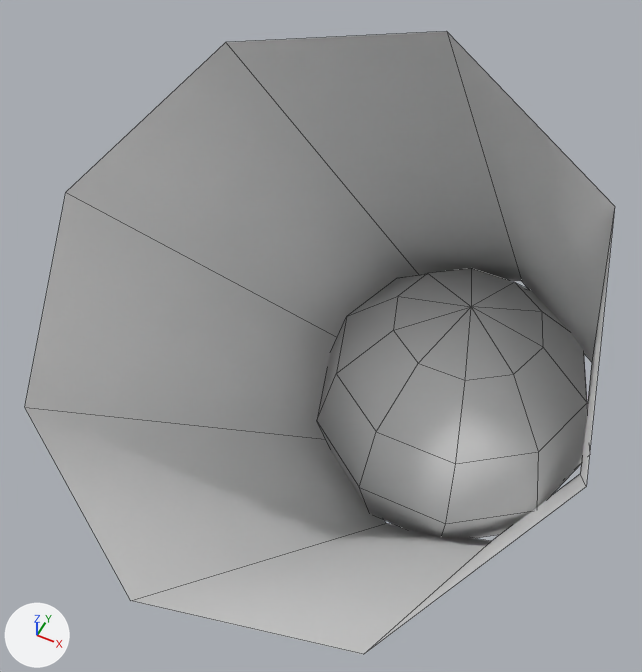
An edit to the FBX model unity/Assets/Art/Models/Harinezumi_Limb1L.fbx, drawn before and after from the same camera.
Both versions are drawn from a 50 mm lens placed at (0.111, -0.195, 0.24), pointed at (-0.027, 0.081, -0.104). The axes (+X, +Y, +Z) are drawn at lower left. The lights are the same throughout. The older version comes first. Mesh edges are drawn as thin lines. Where no turn or scale is listed for an object, it has been applied to the vertices.

Names of what the first picture shows: 'Harinezumi_Limb1L'.
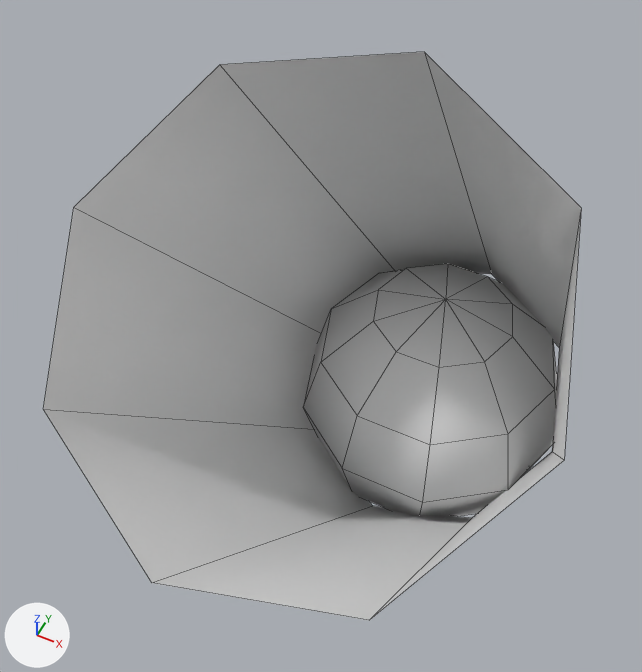
Location of each change, [x1, y1, x2, y2] in pixels of the pictures (642 x 672 px; the box of a moved part takes in the faces that stretch with it):
```json
{"object": "Harinezumi_Limb1L", "change": "reshaped", "before": [25, 31, 615, 654], "after": [43, 52, 581, 620], "on screen": "9% narrower, 9% shorter"}
{"part": 1, "of": "me_harinezumi_limb1l", "change": "moved or reshaped", "before": [317, 268, 587, 538], "after": [304, 264, 557, 516]}
{"part": 2, "of": "me_harinezumi_limb1l", "change": "moved or reshaped", "before": [25, 31, 615, 654], "after": [43, 52, 581, 620]}
```

Edits to the scene script, one JSON object a line:
```json
{"block": "me_harinezumi_limb1l", "where": "# used by ob_harinezumi_limb1l; location = (0.0, 0.0, 0.0)"}
{"op": "remove", "block": "me_harinezumi_limb1l", "code": "me_harinezumi_limb1l.from_pydata(...)  # 68 vertices, 68 faces; spans x -0.118..0.12, y -0.095..0.246, z -0.31..0.071"}
{"op": "add", "block": "me_harinezumi_limb1l", "code": "me_harinezumi_limb1l.from_pydata(...)  # 68 vertices, 68 faces; spans x -0.109..0.109, y -0.087..0.216, z -0.27..0.066"}
{"block": "me_harinezumi_limb1l", "change": "me_harinezumi_limb1l part 1: the loose piece of 52 vertices spanning x -0.06..0.12, y 0.074..0.246, z -0.31..-0.13 is scaled about its middle by 0.889, then moved by (-0.01, -0.02, 0.03)"}
{"block": "me_harinezumi_limb1l", "change": "me_harinezumi_limb1l part 2"}
{"op": "set", "path": "me_harinezumi_limb1l.vertices[0].co", "old": "(0.018, 0.095, 0.071)", "new": "(0.012, 0.087, 0.066)", "note": "pixel (446, 31) -> pixel (424, 51)"}
{"op": "set", "path": "me_harinezumi_limb1l.vertices[1].co", "old": "(0.096, 0.051, 0.05)", "new": "(0.086, 0.051, 0.046)", "note": "pixel (614, 206) -> pixel (581, 207)"}
{"op": "set", "path": "me_harinezumi_limb1l.vertices[2].co", "old": "(0.118, -0.022, 0.0)", "new": "(0.109, -0.016, 0.0)", "note": "pixel (586, 486) -> pixel (564, 460)"}
{"op": "set", "path": "me_harinezumi_limb1l.vertices[3].co", "old": "(0.071, -0.083, -0.05)", "new": "(0.068, -0.073, -0.046)", "note": "pixel (363, 654) -> pixel (369, 620)"}
{"op": "set", "path": "me_harinezumi_limb1l.vertices[4].co", "old": "(-0.018, -0.095, -0.071)", "new": "(-0.012, -0.087, -0.066)", "note": "pixel (130, 600) -> pixel (151, 582)"}
{"op": "set", "path": "me_harinezumi_limb1l.vertices[5].co", "old": "(-0.096, -0.051, -0.05)", "new": "(-0.086, -0.051, -0.046)", "note": "pixel (24, 407) -> pixel (43, 409)"}
{"op": "set", "path": "me_harinezumi_limb1l.vertices[6].co", "old": "(-0.118, 0.022, 0.0)", "new": "(-0.109, 0.016, 0.0)", "note": "pixel (65, 192) -> pixel (73, 207)"}
{"op": "set", "path": "me_harinezumi_limb1l.vertices[7].co", "old": "(-0.071, 0.083, 0.05)", "new": "(-0.068, 0.073, 0.046)", "note": "pixel (225, 42) -> pixel (219, 64)"}
{"op": "set", "path": "me_harinezumi_limb1l.vertices[8].co", "old": "(0.043, 0.231, -0.166)", "new": "(0.029, 0.204, -0.142)", "note": "pixel (521, 281) -> pixel (491, 274)"}
{"op": "set", "path": "me_harinezumi_limb1l.vertices[9].co", "old": "(0.102, 0.199, -0.182)", "new": "(0.082, 0.177, -0.156)", "note": "pixel (591, 362) -> pixel (559, 347)"}
{"op": "set", "path": "me_harinezumi_limb1l.vertices[10].co", "old": "(0.118, 0.143, -0.22)", "new": "(0.099, 0.129, -0.19)", "note": "pixel (580, 473) -> pixel (552, 451)"}
{"op": "set", "path": "me_harinezumi_limb1l.vertices[11].co", "old": "(0.083, 0.098, -0.258)", "new": "(0.07, 0.087, -0.224)", "note": "pixel (491, 541) -> pixel (471, 518)"}
{"op": "set", "path": "me_harinezumi_limb1l.vertices[12].co", "old": "(0.017, 0.089, -0.274)", "new": "(0.011, 0.076, -0.238)", "note": "pixel (386, 523) -> pixel (372, 505)"}
{"op": "set", "path": "me_harinezumi_limb1l.vertices[13].co", "old": "(-0.042, 0.121, -0.258)", "new": "(-0.042, 0.103, -0.224)"}
{"op": "set", "path": "me_harinezumi_limb1l.vertices[14].co", "old": "(-0.058, 0.177, -0.22)", "new": "(-0.059, 0.151, -0.19)"}
{"op": "set", "path": "me_harinezumi_limb1l.vertices[15].co", "old": "(-0.023, 0.222, -0.182)", "new": "(-0.03, 0.193, -0.156)"}
```
